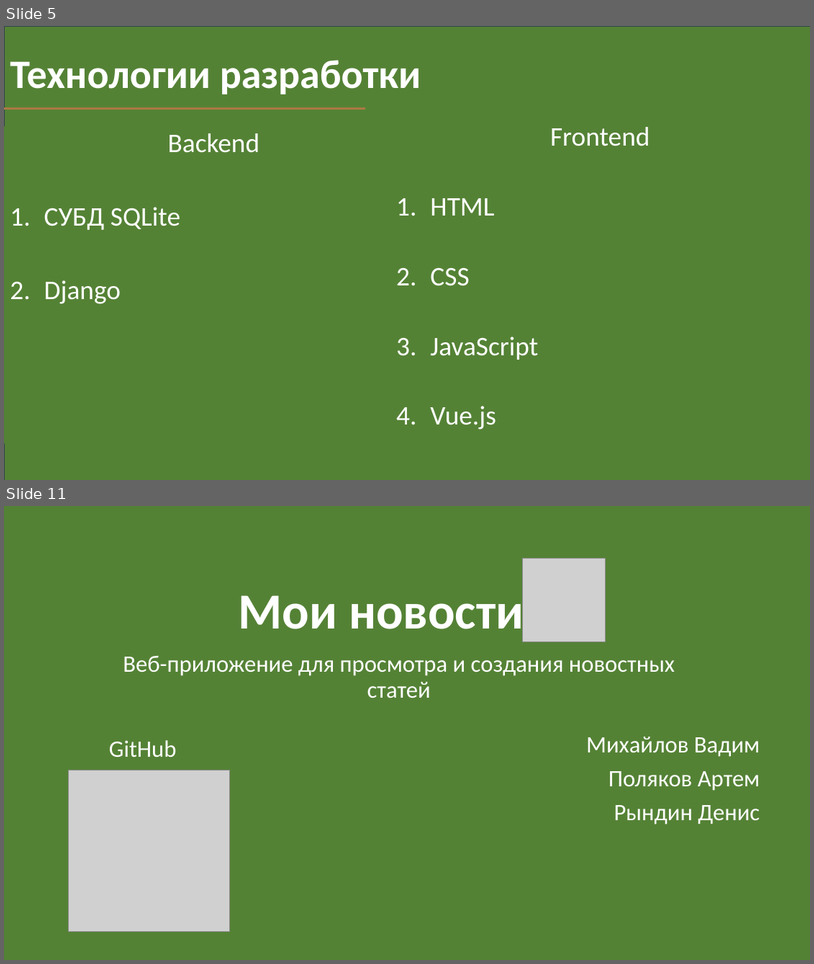
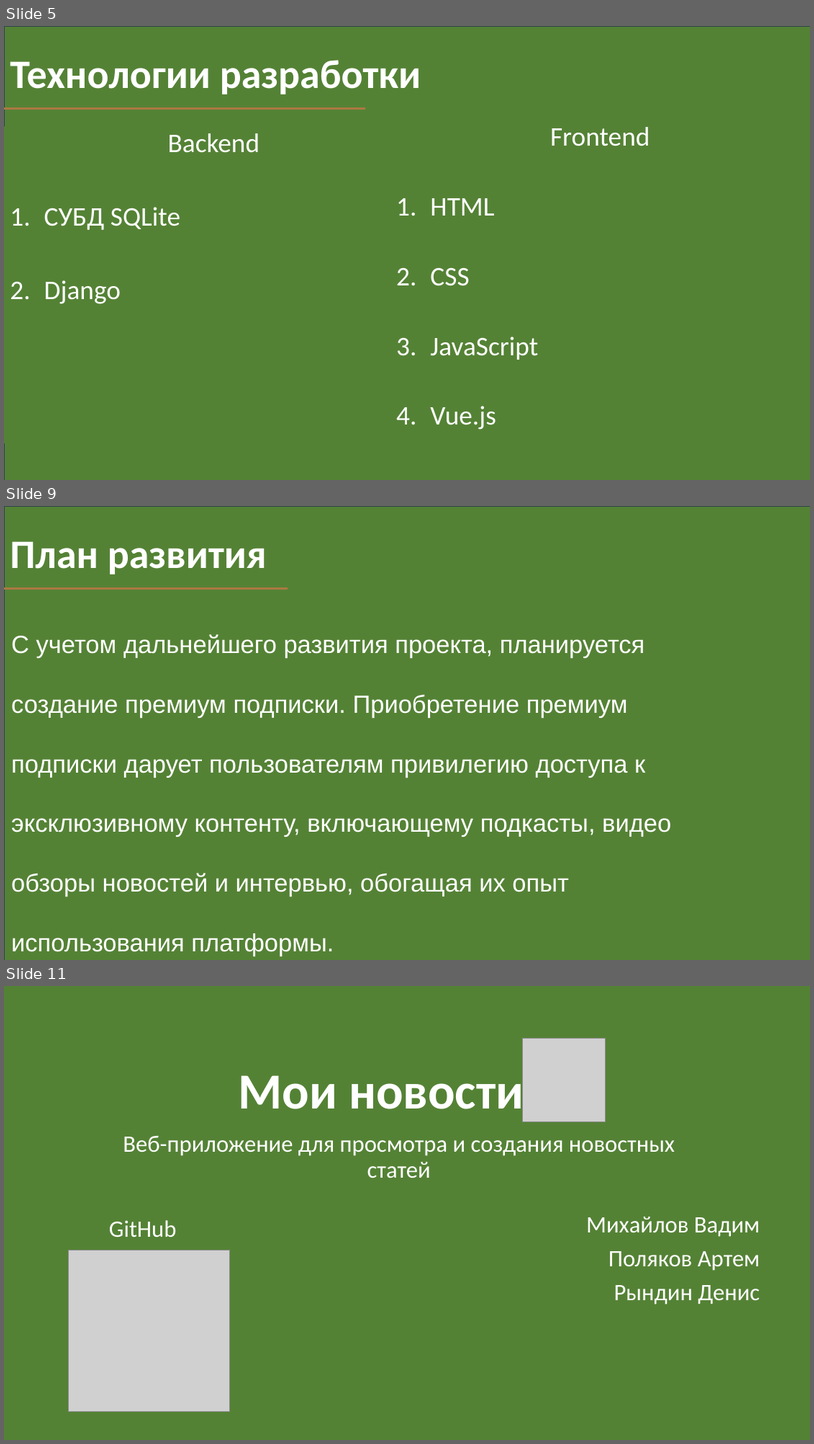
Before and after one commit to FDMan12/news-with-tags, a slide deck: Documentation/my_news_presentation.pptx. Shown one above the other, each under a label of ours: slides 5 and 11 before the commit, slides 5, 9 and 11 after it; the slides between them are not shown. The pictures are 814x964 and 814x1444 pixels, drawn with LibreOffice and Linux fonts; fonts in the diff are those of the drawing; grey boxes stand for pictures. Boxes give left, top, right and bottom in pixels: in the first picture for what was removed or moved away, otherwise in the second. Text is boxed around its words. In the diff, an @@ line names an element or a change of style, - is before the commit and + after.

```diff
--- a/Documentation/my_news_presentation.pptx
+++ b/Documentation/my_news_presentation.pptx
@@ slide 9 added at box(4, 506, 810, 960), background #FFFFFF @@
@@ rectangle added at box(4, 506, 810, 960), fill #548235, outline #333F50 1 pt @@
@@ title added at box(10, 541, 267, 574), 48 pt, text #FFFFFF, bold @@
+План развития
@@ line added from (4, 588) to (288, 588), #AB7942 2.75 pt @@
@@ subtitle added at box(11, 634, 671, 956), 29.6 pt, text #FFFFFF @@
+С учетом дальнейшего развития проекта, планируется создание премиум подписки. Приобретение премиум подписки дарует пользователям привилегию доступа к эксклюзивному контенту, включающему подкасты, видео обзоры новостей и интервью, обогащая их опыт использования платформы.
```
Also in this commit, not shown: 3 slides changed, 5 other slides added, 6 slides removed, 1 other file.
